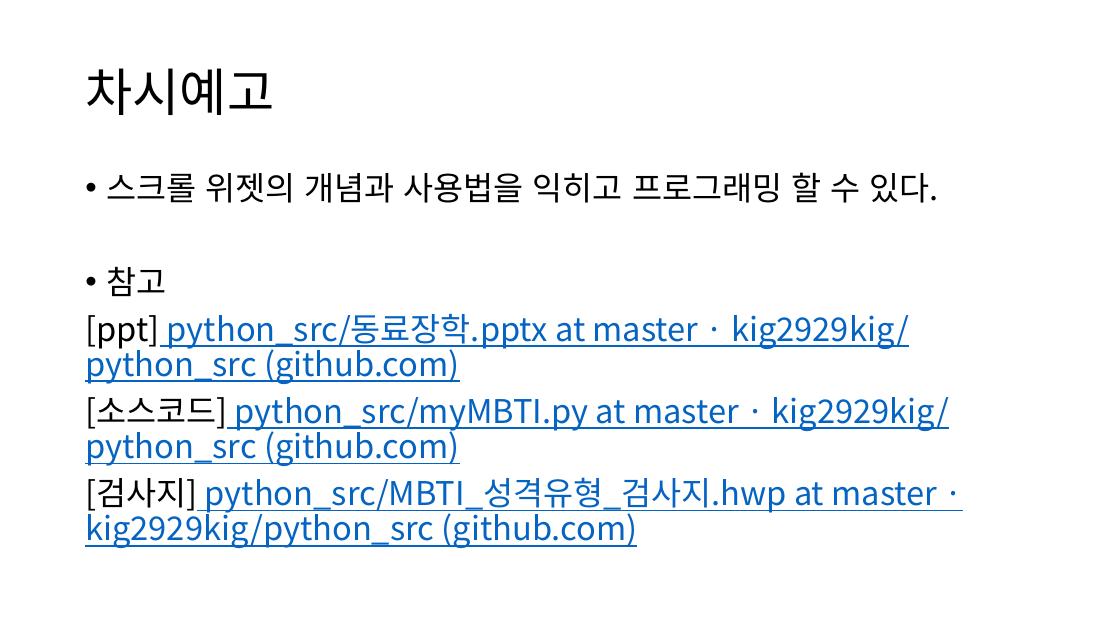
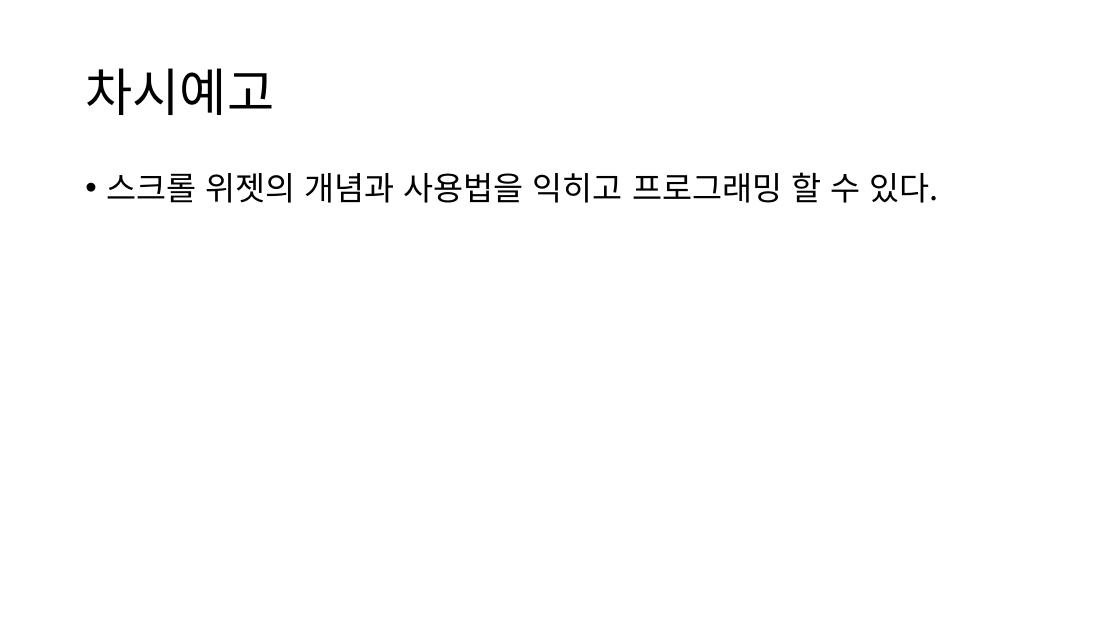
Before and after one commit to kig2929kig/python_src, a slide deck: slide 20 of 동료장학.pptx. Drawn at 1120x630 pixels with LibreOffice and Linux fonts; fonts in the diff are those of the drawing. Boxes give left, top, right and bottom in pixels: in the first picture for what was removed or moved away, otherwise in the second. Text is boxed around its words. In the diff, an @@ line names an element or a change of style, - is before the commit and + after.

```diff
--- a/동료장학.pptx
+++ b/동료장학.pptx
@@ text at [85,267,950,548]: paragraphs removed @@
-• 참고
-[ppt] python_src/동료장학.pptx at master · kig2929kig/python_src (github.com)
-[소스코드] python_src/myMBTI.py at master · kig2929kig/python_src (github.com)
-[검사지] python_src/MBTI_성격유형_검사지.hwp at master · kig2929kig/python_src (github.com)
```
Also in this commit, not shown: 1 other slide changed.
